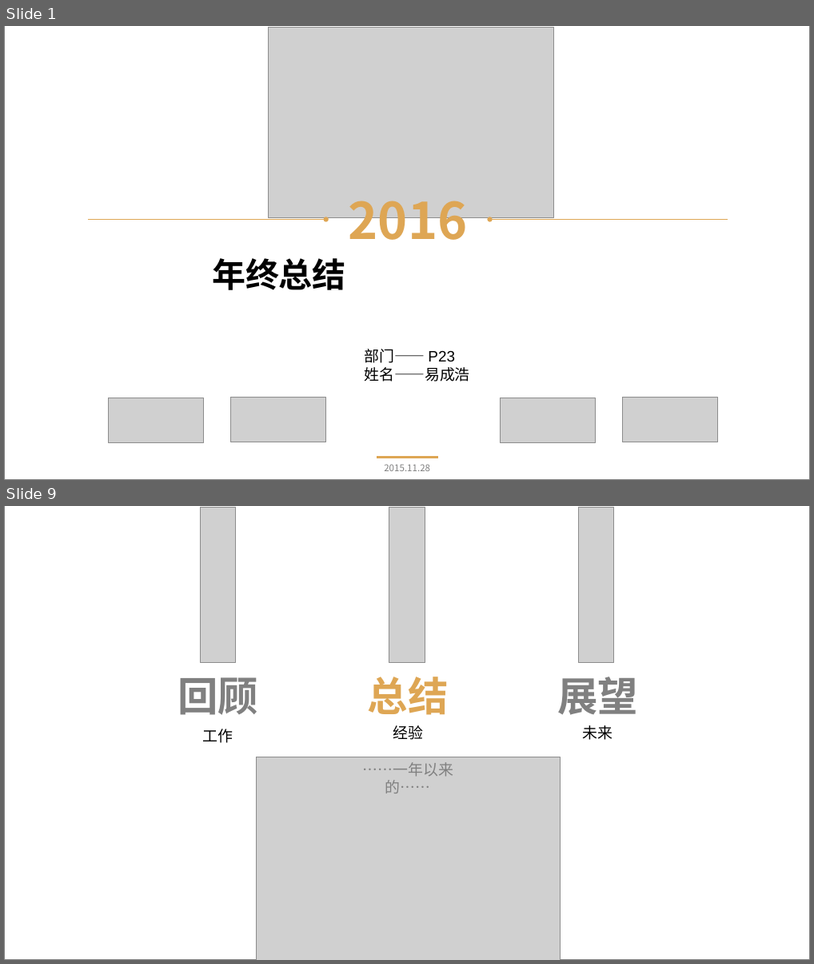
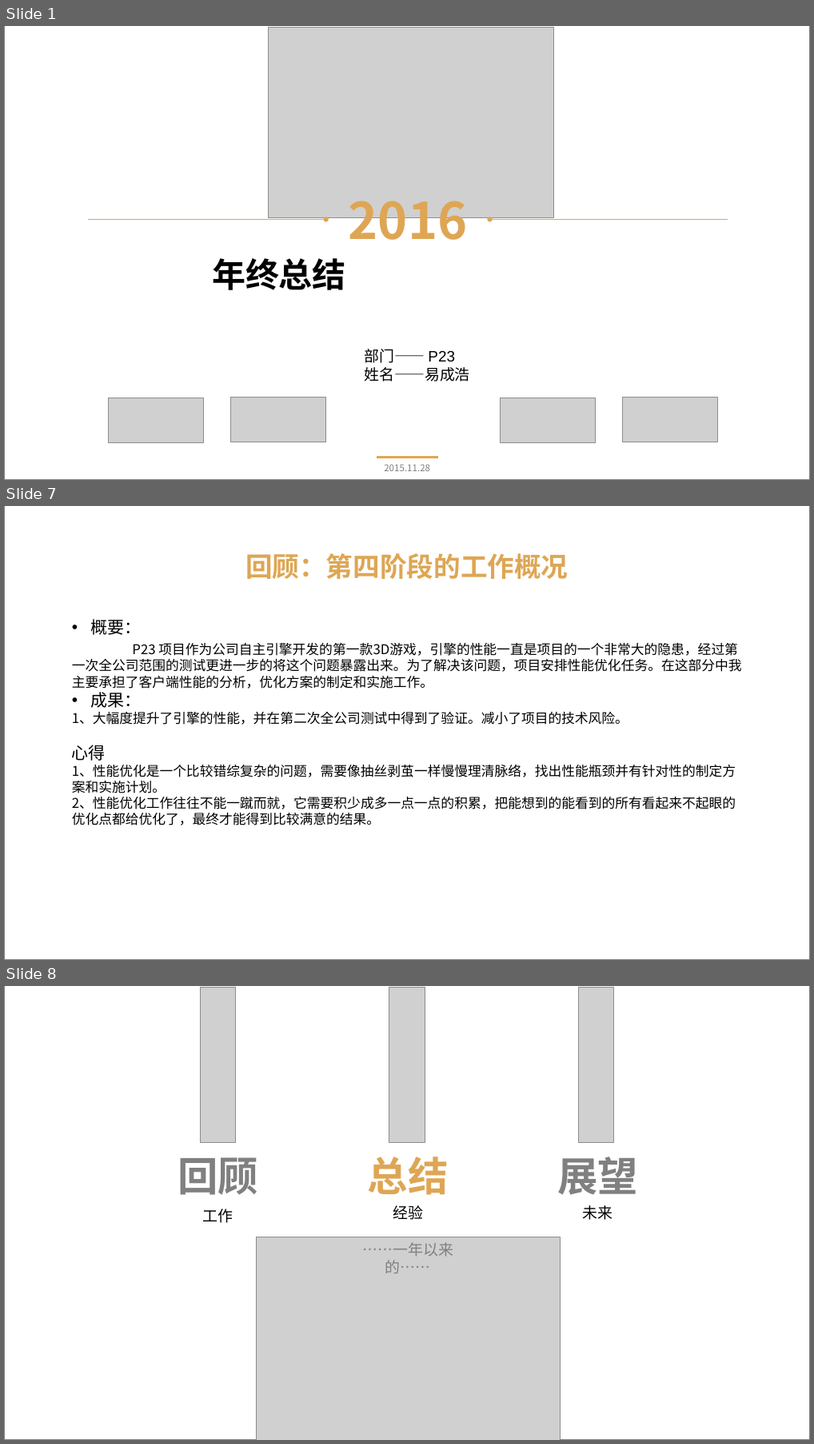
Before and after one commit to 523793658/Air, a slide deck: 2016年终工作总结ppt.pptx. Shown one above the other, each under a label of ours: slides 1 and 9 before the commit, slides 1, 7 and 8 after it; the slides between them are not shown. The pictures are 814x964 and 814x1444 pixels, drawn with LibreOffice and Linux fonts; fonts in the diff are those of the drawing; grey boxes stand for pictures. Boxes give left, top, right and bottom in pixels: in the first picture for what was removed or moved away, otherwise in the second. Text is boxed around its words. In the diff, an @@ line names an element or a change of style, - is before the commit and + after.

```diff
--- a/2016年终工作总结ppt.pptx
+++ b/2016年终工作总结ppt.pptx
@@ slide 7 added at [4,506,810,960], background #FFFFFF; not listed: 1 template element that a slide beside it also shows @@
@@ text added at [246,553,568,579], 32 pt, text #DEA654, bold @@
+回顾：第四阶段的工作概况
@@ text added at [72,619,742,825], 16 pt, text #000000 @@
+• 概要：
+P23 项目作为公司自主引擎开发的第一款3D游戏，引擎的性能一直是项目的一个非常大的隐患，经过第一次全公司范围的测试更进一步的将这个问题暴露出来。为了解决该问题，项目安排性能优化任务。在这部分中我主要承担了客户端性能的分析，优化方案的制定和实施工作。
+• 成果：
+1、大幅度提升了引擎的性能，并在第二次全公司测试中得到了验证。减小了项目的技术风险。
+心得
+1、性能优化是一个比较错综复杂的问题，需要像抽丝剥茧一样慢慢理清脉络，找出性能瓶颈并有针对性的制定方案和实施计划。
+2、性能优化工作往往不能一蹴而就，它需要积少成多一点一点的积累，把能想到的能看到的所有看起来不起眼的优化点都给优化了，最终才能得到比较满意的结果。
@@ what was slide 9 is now slide 8 @@
```
Also in this commit, not shown: 3 slides changed, 8 other slides added, 9 slides removed.
